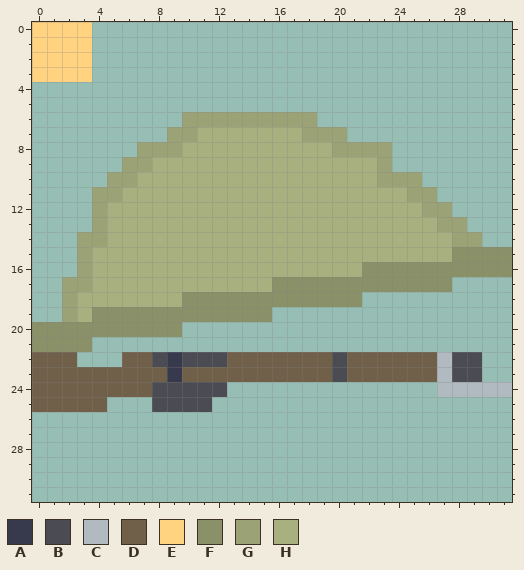
Two versions of one pixel-art sprite, sprites/units/salfedor/infantry/salfedor-infantry-full.png. Above is the file before it was changed.
The file is 32x32 pixels.
Palette (. is transparent): A #373a4d  B #4a4b53  C #b0bac0  D #706049  E #ffd380  F #8a9169  G #9ba376  H #a8b07f
Pixels before, first column x 0:
 0 EEEE............................
 1 EEEE............................
 2 EEEE............................
 3 EEEE............................
 4 ................................
 5 ................................
 6 ..........GGGGGGGGG.............
 7 .........GGHHHHHHHGGG...........
 8 .......GGGHHHHHHHHHHGGGG........
 9 ......GGHHHHHHHHHHHHHHHG........
10 .....GGHHHHHHHHHHHHHHHHGGG......
11 ....GGHHHHHHHHHHHHHHHHHHHGG.....
12 ....GHHHHHHHHHHHHHHHHHHHHHGG....
13 ....GHHHHHHHHHHHHHHHHHHHHHHGG...
14 ...GGHHHHHHHHHHHHHHHHHHHHHHHGG..
15 ...GHHHHHHHHHHHHHHHHHHHHHHHHFFFF
16 ...GHHHHHHHHHHHHHHHHHHFFFFFFFFFF
17 ..GGHHHHHHHHHHHHFFFFFFFFFFFF....
18 ..GHHHHHHHFFFFFFFFFFFF..........
19 ..GHFFFFFFFFFFFF................
20 FFFFFFFFFF......................
21 FFFF............................
22 DDD...DDBABBBDDDDDDDBDDDDDDCBB..
23 DDDDDDDDDADDDDDDDDDDBDDDDDDCBB..
24 DDDDDDDDBBBBB..............CCCCC
25 DDDDD...BBBB....................
And afterwards:
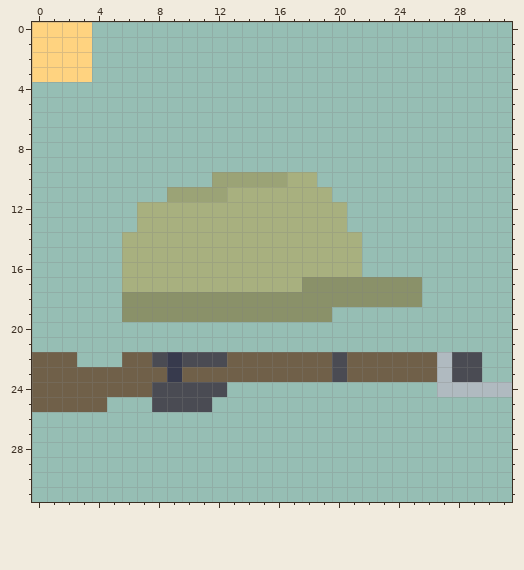
The commit says: Added sniper to salfedor side i should probably get some blocks from medieval to here
From old to new:
Changed rows in their new state; - is an unchanged pixel.
first column x 0:
 6 ----------.........-------------
 7 ---------............-----------
 8 -------.................--------
 9 ------..................--------
10 -----.......GGGGG--.......------
11 ----.....GGGG-------.......-----
12 ----...--------------.......----
13 ----...--------------........---
14 ---...----------------........--
15 ---...----------------..........
16 ---...----------------..........
17 --....----------HH--------..----
18 --....FFFF------------FFFF------
19 --....----------FFFF------------
20 ..........----------------------
21 ....----------------------------
Pixel boxes of the changes (left, top, right, bottom) in both pictures:
changed: (32, 112, 512, 352)
